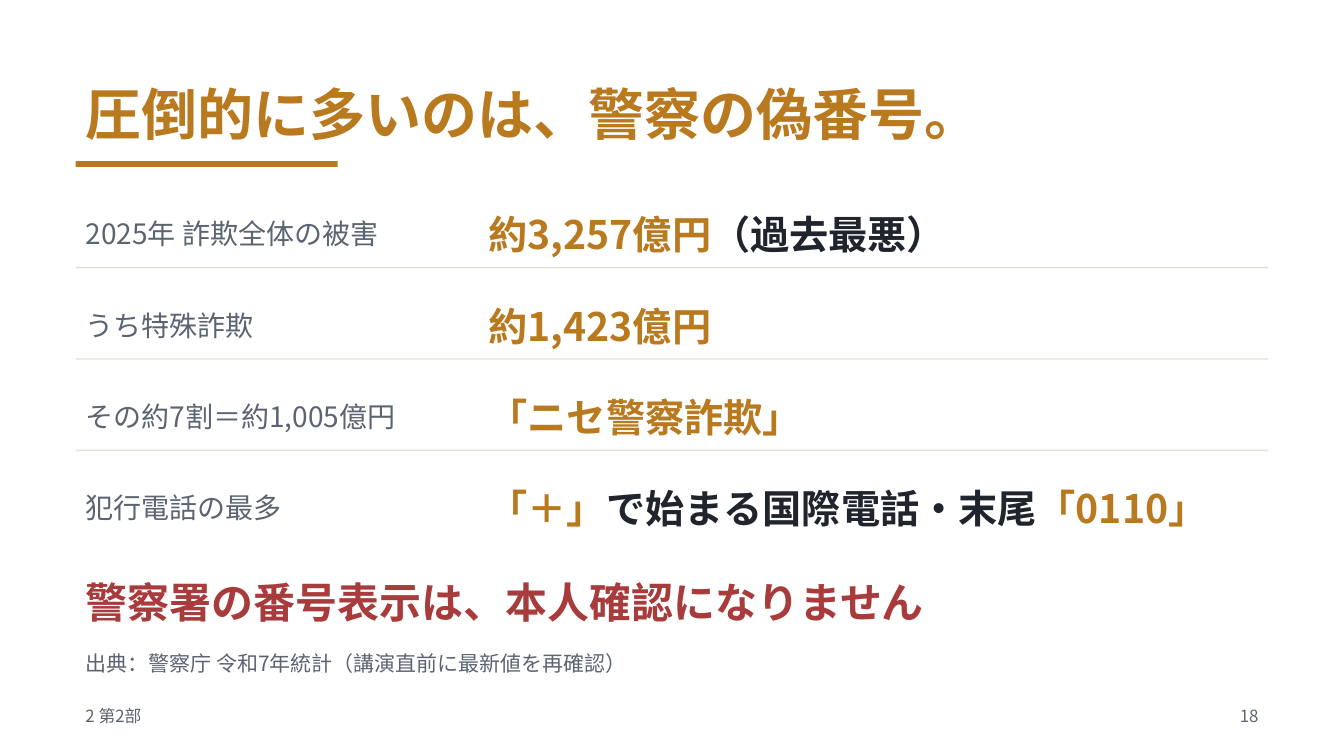
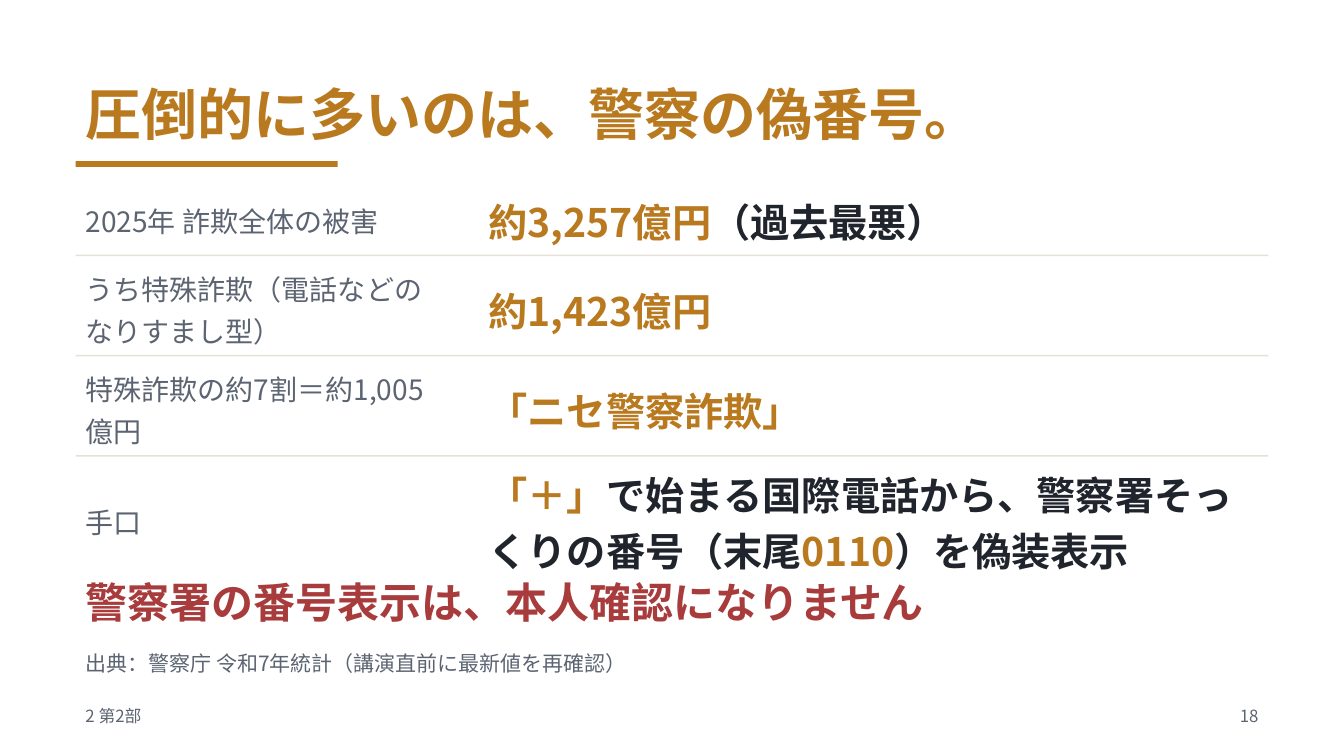
Before and after one commit to meitekku/deepfake-talk-v2, a slide deck: slide 18 of slides/deepfake-talk.pptx. Drawn at 1344x756 pixels with LibreOffice and Linux fonts; fonts in the diff are those of the drawing. Boxes give left, top, right and bottom in pixels: in the first picture for what was removed or moved away, otherwise in the second. Text is boxed around its words. In the diff, an @@ line names an element or a change of style, - is before the commit and + after.

```diff
--- a/slides/deepfake-talk.pptx
+++ b/slides/deepfake-talk.pptx
@@ text "2025年 詐欺全体の被害": place and size @@
-text "2025年 詐欺全体の被害" at box(85, 220, 378, 246)
+text "2025年 詐欺全体の被害" at box(85, 208, 378, 234)
@@ text "約3,257億円（過去最悪）": place and size @@
-text "約3,257億円（過去最悪）" at box(489, 215, 946, 258)
+text "約3,257億円（過去最悪）" at box(489, 203, 946, 246)
@@ rectangle: place and size @@
-rectangle at box(76, 267, 1268, 268)
+rectangle at box(76, 255, 1268, 256)
@@ text "約1,423億円": place and size @@
-text "約1,423億円" at box(489, 307, 712, 350)
+text "約1,423億円" at box(489, 292, 712, 335)
@@ text at box(85, 276, 422, 345): text changed @@
-うち特殊詐欺
+うち特殊詐欺（電話などのなりすまし型）
@@ text "「ニセ警察詐欺」": place and size @@
-text "「ニセ警察詐欺」" at box(489, 398, 802, 436)
+text "「ニセ警察詐欺」" at box(489, 392, 802, 430)
@@ text at box(85, 376, 423, 405): text changed @@
-その約7割＝約1,005億円
+特殊詐欺の約7割＝約1,005億円
@@ rectangle: place and size @@
-rectangle at box(76, 450, 1268, 451)
+rectangle at box(76, 456, 1268, 457)
@@ text at box(489, 476, 1233, 570): text changed @@
-「＋」で始まる国際電話・末尾「0110」
+「＋」で始まる国際電話から、警察署そっくりの番号（末尾0110）を偽装表示
@@ text at box(85, 509, 141, 535): text changed @@
-犯行電話の最多
+手口
```
Also in this commit, not shown: 11 other slides changed, 4 other files.
